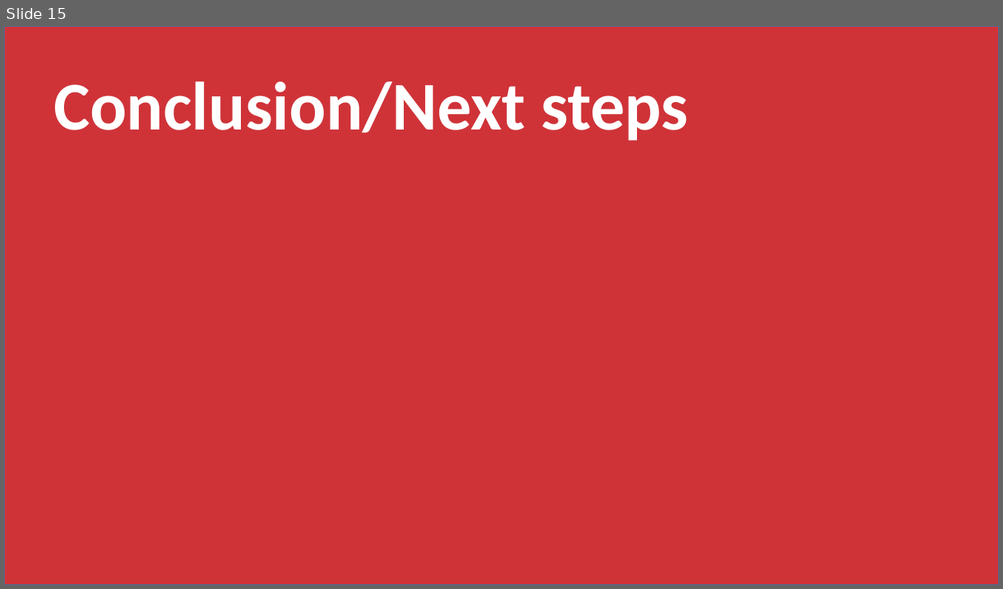
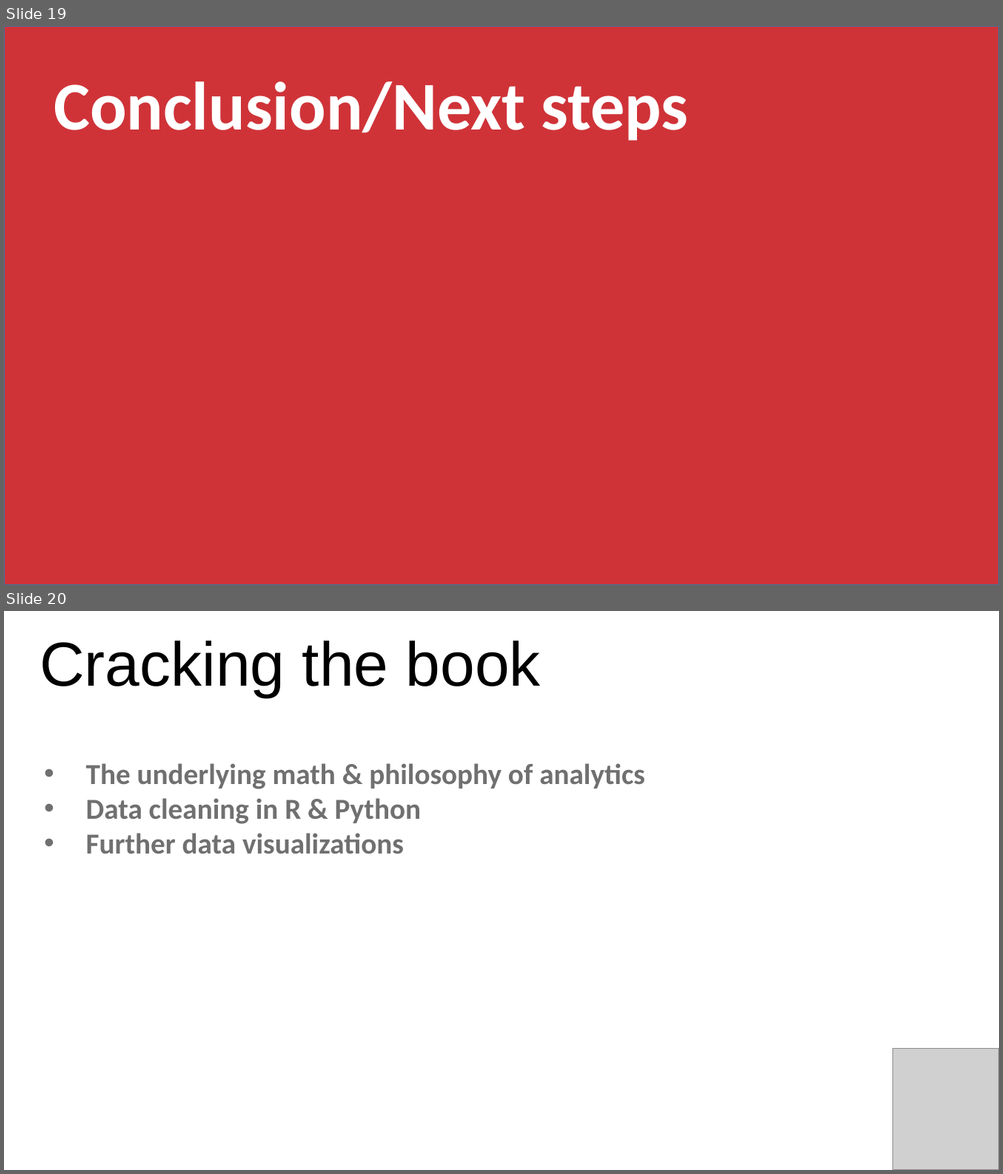
Before and after one commit to stringfestdata/aina-marketing-foundations, a slide deck: aina-marketing-foundations.pptx. Shown one above the other, each under a label of ours: slide 15 before the commit, slides 19 and 20 after it. The pictures are 1003x589 and 1003x1174 pixels, drawn with LibreOffice and Linux fonts; fonts in the diff are those of the drawing; grey boxes stand for pictures. Boxes give left, top, right and bottom in pixels: in the first picture for what was removed or moved away, otherwise in the second. Text is boxed around its words. In the diff, an @@ line names an element or a change of style, - is before the commit and + after.

```diff
--- a/aina-marketing-foundations.pptx
+++ b/aina-marketing-foundations.pptx
@@ slide 20 added at <box>4,611,999,1170</box>, background #FFFFFF @@
@@ text added at <box>40,641,540,697</box>, 60 pt, text #000000 @@
+Cracking the book
@@ text added at <box>86,763,645,854</box>, 28 pt, text #707070, bold @@
+• The underlying math & philosophy of analytics
+• Data cleaning in R & Python
+• Further data visualizations
@@ picture added at <box>893,1049,999,1170</box> @@
@@ what was slide 15 is now slide 19 @@
```
Also in this commit, not shown: 3 slides changed, 3 other slides added, 9 other files.
